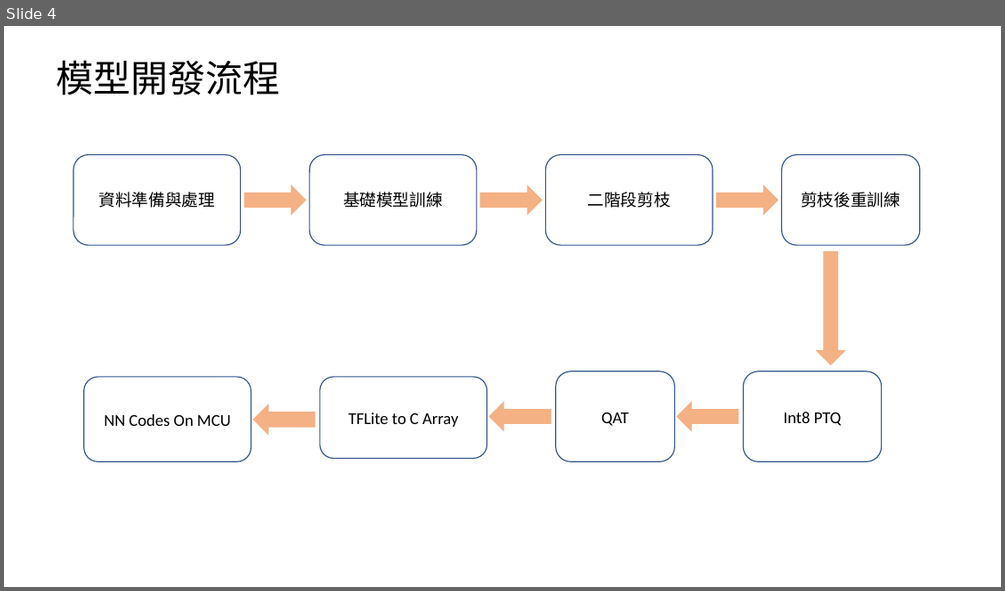
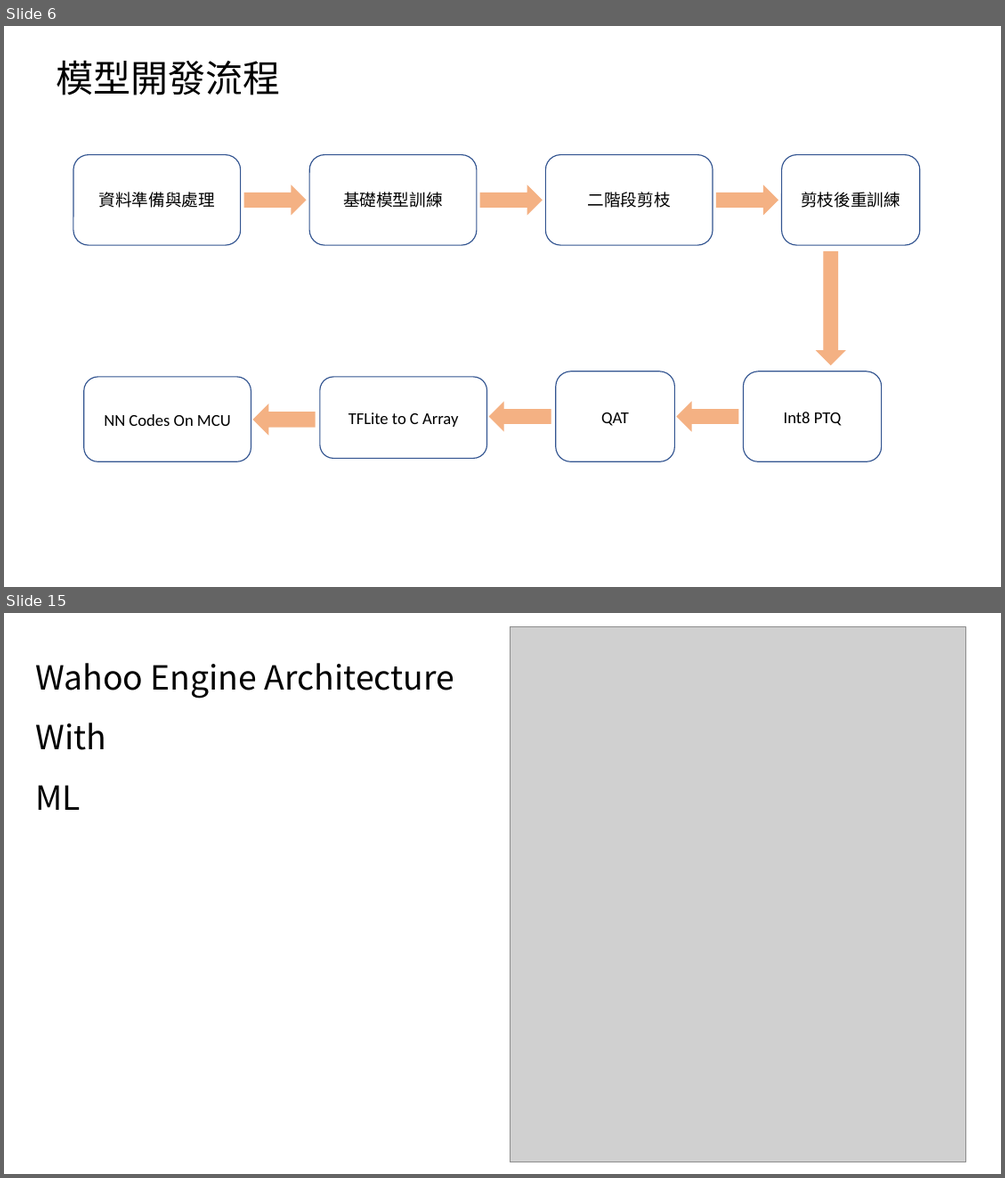
Before and after one commit to xrick/RickLiao-Repo, a slide deck: Interview_Repo/PPT/ppt_for_環球睿視.pptx. Shown one above the other, each under a label of ours: slide 4 before the commit, slides 6 and 15 after it; the slides between them are not shown. The pictures are 1005x591 and 1005x1178 pixels, drawn with LibreOffice and Linux fonts; fonts in the diff are those of the drawing; grey boxes stand for pictures. Boxes give left, top, right and bottom in pixels: in the first picture for what was removed or moved away, otherwise in the second. Text is boxed around its words. In the diff, an @@ line names an element or a change of style, - is before the commit and + after.

```diff
--- a/Interview_Repo/PPT/ppt_for_環球睿視.pptx
+++ b/Interview_Repo/PPT/ppt_for_環球睿視.pptx
@@ slide 15 added at [4,613,1001,1174], background #FFFFFF @@
@@ picture added at [510,627,966,1163] @@
@@ title added at [35,663,454,810], 32 pt, text #000000 @@
+Wahoo Engine Architecture With
+ML
@@ what was slide 4 is now slide 6 @@
```
Also in this commit, not shown: 12 other slides added, 2 other files.
